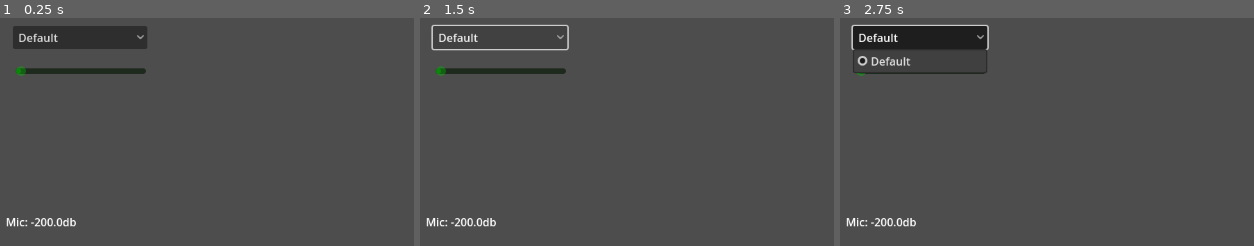
Above: before the commit, frames 1-3 (left to right).
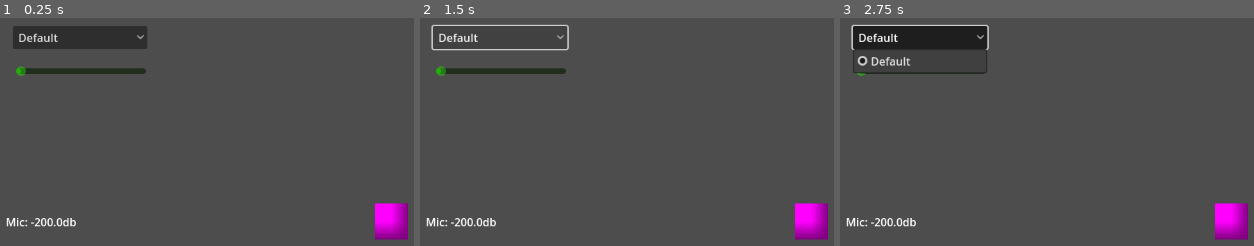
Above: after the commit, the same moments.

Repository: Fabianofski/minijam-191
Game: Godot game, scene res://scenes/game/game.tscn
Two runs of this game, one before a commit and one after it. Both use one fixed random seed, a clock stepped at 60 frames per second and the inputs below.
Inputs:
- Up to frame 1 (0.25 s): no input
- Up to frame 2 (1.5 s): click "Default" at 0.5 s; click "Default" at 1.25 s
- Up to frame 3 (2.75 s): click "Default" at 2 s

The runs differ from the first frame. In frame 1, 1.3% of the frame differs, in the area x 3-99%, y 21-98%; in frame 2, 1.3%; in frame 3, 1.3%.

Commit message:
Add: air balloon movement

Diff:
--- a/project.godot
+++ b/project.godot
@@ -20,6 +20,10 @@
 buses/default_bus_layout="res://shared/audio/default_bus_layout.tres"
 driver/enable_input=true
 
+[autoload]
+
+MicControl="*res://scenes/game/input/mic_control.tscn"
+
 [rendering]
 
 renderer/rendering_method="gl_compatibility"
--- /dev/null
+++ b/scenes/game/air_balloon.gd
@@ -0,0 +1,17 @@
+extends Node2D
+
+var mouse_pos: Vector2
+var diff: Vector2
+
+@export var bounds: float
+@export var speed: float
+
+func _input(event):
+	if event is InputEventMouseMotion:
+		mouse_pos = get_global_mouse_position()
+		diff = (mouse_pos - global_position).normalized()
+
+func _process(delta: float) -> void:
+	var blow_strength = MicControl.get_blow_strength()
+	position.x -= diff.x * speed * delta * blow_strength
+	position.x = clamp(position.x, -bounds, bounds)
--- a/scenes/game/game.tscn
+++ b/scenes/game/game.tscn
@@ -1,9 +1,21 @@
-[gd_scene load_steps=2 format=3 uid="uid://ccx0v61gy2iva"]
+[gd_scene load_steps=4 format=3 uid="uid://ccx0v61gy2iva"]
 
-[ext_resource type="PackedScene" uid="uid://dtain8krg62ml" path="res://scenes/game/input/mic_control.tscn" id="1_sul5r"]
+[ext_resource type="PackedScene" uid="uid://2yc3fqjjaygw" path="res://scenes/game/input/mic_control_menu.tscn" id="2_7h61r"]
+[ext_resource type="Script" uid="uid://bqg5ick5ma6bq" path="res://scenes/game/air_balloon.gd" id="3_0sr1o"]
+
+[sub_resource type="PlaceholderTexture2D" id="PlaceholderTexture2D_sul5r"]
 
 [node name="Root" type="Node2D"]
 
-[node name="MicControl" parent="." instance=ExtResource("1_sul5r")]
+[node name="MicControlMenu" parent="." instance=ExtResource("2_7h61r")]
 
 [node name="Camera2D" type="Camera2D" parent="."]
+
+[node name="AirBalloon" type="Node2D" parent="."]
+script = ExtResource("3_0sr1o")
+bounds = 500.0
+speed = 200.0
+
+[node name="Sprite2D" type="Sprite2D" parent="AirBalloon"]
+scale = Vector2(48.5, 51.5)
+texture = SubResource("PlaceholderTexture2D_sul5r")
--- a/scenes/game/input/mic_control.gd
+++ b/scenes/game/input/mic_control.gd
@@ -4,20 +4,13 @@
 var record_live_index: int
 var volume_samples: Array = []
 
-@export var gradient: Gradient
-
-@onready var label: Label = $Label
-@onready var devices: OptionButton = $OptionButton
-@onready var slider: HSlider = $HSlider
+var percent: float
+var db: float
+@export var threshold: float
+@export var amplify: float = 1.0
 
 func _ready() -> void:
 	record_live_index = AudioServer.get_bus_index('Record')
-	for device in AudioServer.get_input_device_list():
-		devices.add_item(device)
-
-func select_device(device_idx: int):
-	var device_name = AudioServer.get_input_device_list()[device_idx]
-	AudioServer.set_input_device(device_name)
 
 func _process(_delta: float) -> void:
 	var sample = db_to_linear(AudioServer.get_bus_peak_volume_left_db(record_live_index, 0))
@@ -27,11 +20,8 @@
 		volume_samples.pop_back()
 
 	var sample_avg = average_array(volume_samples)
-	var db = round(linear_to_db(sample_avg))
-	var percent = (db + 80.0) / 80.0
-	label.text = 'Mic: %sdb' % db
-	slider.value =  percent * 100.0
-	slider.modulate = gradient.sample(percent)
+	db = round(linear_to_db(sample_avg * amplify))
+	percent = (db + 80.0) / 80.0
 
 func average_array(arr: Array) -> float:
 	var avg = 0.0
@@ -39,3 +29,8 @@
 		avg += arr[i]
 	avg /= arr.size()
 	return avg
+
+func get_blow_strength():
+	if percent < threshold:
+		return 0
+	return percent
--- a/scenes/game/input/mic_control.tscn
+++ b/scenes/game/input/mic_control.tscn
@@ -1,41 +1,14 @@
-[gd_scene load_steps=4 format=3 uid="uid://dtain8krg62ml"]
+[gd_scene load_steps=3 format=3 uid="uid://dtain8krg62ml"]
 
 [ext_resource type="Script" uid="uid://b2irnq238n27q" path="res://scenes/game/input/mic_control.gd" id="1_ycsa0"]
-
-[sub_resource type="Gradient" id="Gradient_80nbo"]
-offsets = PackedFloat32Array(0, 0.637931, 0.775862, 1)
-colors = PackedColorArray(0, 0.756863, 0, 1, 0.212644, 0.595921, 0, 1, 0.83, 0.747, 0, 1, 1, 0, 0, 1)
 
 [sub_resource type="AudioStreamMicrophone" id="AudioStreamMicrophone_80nbo"]
 
 [node name="MicControl" type="Node2D"]
 script = ExtResource("1_ycsa0")
-gradient = SubResource("Gradient_80nbo")
+threshold = 0.4
 
 [node name="MicInput" type="AudioStreamPlayer" parent="."]
 stream = SubResource("AudioStreamMicrophone_80nbo")
 autoplay = true
 bus = &"Record"
-
-[node name="Label" type="Label" parent="."]
-offset_left = -556.0
-offset_top = -11.0
-offset_right = -516.0
-offset_bottom = 12.0
-text = "Mic:"
-
-[node name="OptionButton" type="OptionButton" parent="."]
-offset_left = -546.0
-offset_top = -282.0
-offset_right = -352.0
-offset_bottom = -249.0
-
-[node name="HSlider" type="HSlider" parent="."]
-offset_left = -542.0
-offset_top = -229.0
-offset_right = -354.0
-offset_bottom = -204.0
-editable = false
-scrollable = false
-
-[connection signal="item_selected" from="OptionButton" to="." method="select_device"]
--- /dev/null
+++ b/scenes/game/input/mic_control_menu.gd
@@ -0,0 +1,20 @@
+extends Control
+
+@export var gradient: Gradient
+
+@onready var label: Label = $Label
+@onready var devices: OptionButton = $OptionButton
+@onready var slider: HSlider = $HSlider
+
+func _ready() -> void:
+	for device in AudioServer.get_input_device_list():
+		devices.add_item(device)
+
+func _process(_delta: float) -> void:
+	label.text = 'Mic: %sdb' % MicControl.db
+	slider.value =  MicControl.percent * 100.0
+	slider.modulate = gradient.sample(MicControl.percent)
+
+func select_device(device_idx: int):
+	var device_name = AudioServer.get_input_device_list()[device_idx]
+	AudioServer.set_input_device(device_name)
--- /dev/null
+++ b/scenes/game/input/mic_control_menu.tscn
@@ -0,0 +1,41 @@
+[gd_scene load_steps=3 format=3 uid="uid://2yc3fqjjaygw"]
+
+[ext_resource type="Script" uid="uid://bja3oxssvvg4m" path="res://scenes/game/input/mic_control_menu.gd" id="1_4qpj4"]
+
+[sub_resource type="Gradient" id="Gradient_5ma71"]
+offsets = PackedFloat32Array(0.392027, 0.707641, 0.986711)
+colors = PackedColorArray(0.15, 1, 0, 1, 1, 0.9, 0, 1, 1, 0, 0, 1)
+
+[node name="MicControlMenu" type="Control"]
+layout_mode = 3
+anchors_preset = 15
+anchor_right = 1.0
+anchor_bottom = 1.0
+grow_horizontal = 2
+grow_vertical = 2
+script = ExtResource("1_4qpj4")
+gradient = SubResource("Gradient_5ma71")
+
+[node name="Label" type="Label" parent="."]
+layout_mode = 0
+offset_left = -556.0
+offset_top = -11.0
+offset_right = -516.0
+offset_bottom = 12.0
+text = "Mic:"
+
+[node name="OptionButton" type="OptionButton" parent="."]
+layout_mode = 0
+offset_left = -546.0
+offset_top = -282.0
+offset_right = -352.0
+offset_bottom = -249.0
+
+[node name="HSlider" type="HSlider" parent="."]
+layout_mode = 0
+offset_left = -542.0
+offset_top = -229.0
+offset_right = -354.0
+offset_bottom = -204.0
+editable = false
+scrollable = false
Not shown, added: scenes/game/air_balloon.gd.uid
Not shown, added: scenes/game/input/mic_control_menu.gd.uid
